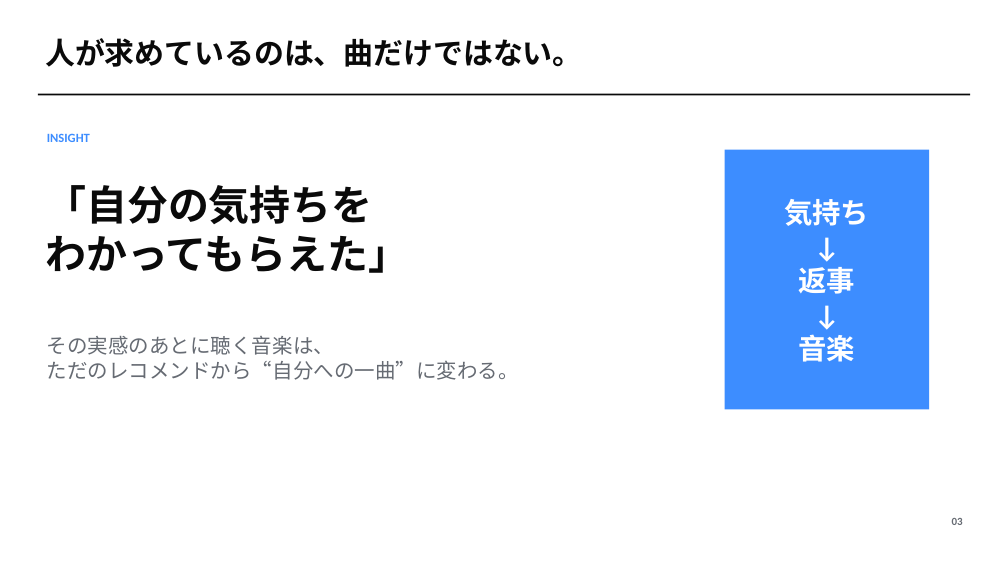
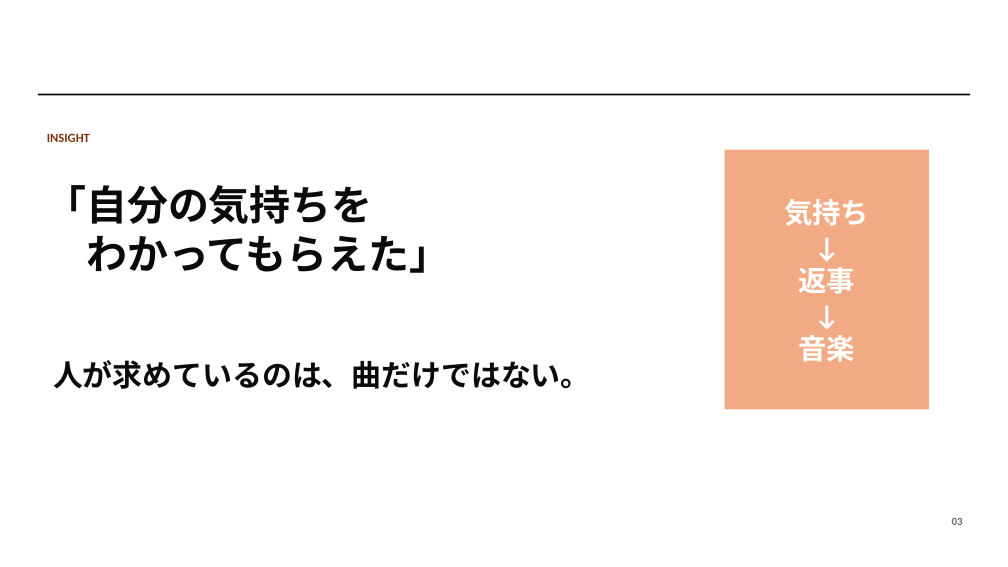
Before and after one commit to kazui-dev/findy-campus-hackathon-02, a slide deck: slide 3 of docs/otayori.pptx. Drawn at 1008x567 pixels with LibreOffice and Linux fonts; fonts in the diff are those of the drawing. Boxes give left, top, right and bottom in pixels: in the first picture for what was removed or moved away, otherwise in the second. Text is boxed around its words. In the diff, an @@ line names an element or a change of style, - is before the commit and + after.

```diff
--- a/docs/otayori.pptx
+++ b/docs/otayori.pptx
@@ text "INSIGHT" at box(47, 133, 90, 142): text colour #3D8DFF to #80350E @@
@@ text "「自分の気持ちを" rewrapped from box(45, 185, 409, 273) to box(45, 185, 450, 273) @@
@@ rectangle at box(724, 150, 929, 410): fill #3D8DFF to #F2AA84 @@
@@ text "人が求めているのは、曲だけではない。": place and size @@
-text "人が求めているのは、曲だけではない。" at box(45, 38, 583, 67)
+text "人が求めているのは、曲だけではない。" at box(53, 360, 591, 389)
@@ text removed at box(47, 336, 519, 380) @@
-その実感のあとに聴く音楽は、
-ただのレコメンドから“自分への一曲”に変わる。
```
Also in this commit, not shown: 5 other slides changed, 3 slides removed.
